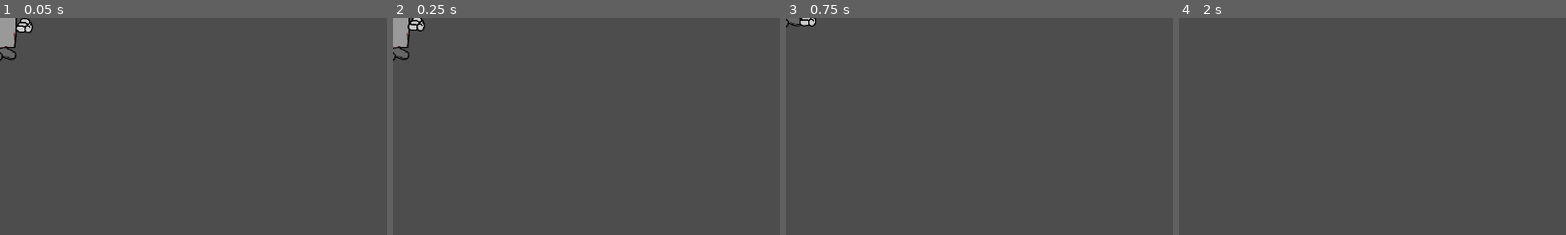
Above: before the commit, frames 1-4 (left to right).
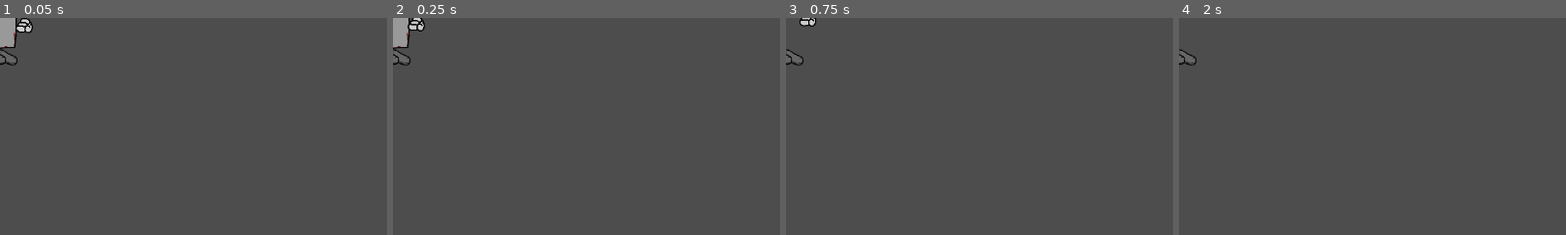
Above: after the commit, the same moments.

Repository: Iviv122/Swiatlowod
Game: Godot game, scene res://assets/player/player_pack.tscn
Two runs of this game, one before a commit and one after it. Both use one fixed random seed, a clock stepped at 60 frames per second and the inputs below. This scene is started directly instead of the project's main scene.
Inputs (mouse positions are % of the whole screen's width and height, from its top left):
- Up to frame 1 (0.05 s): no input
- Up to frame 2 (0.25 s): no input
- Up to frame 3 (0.75 s): tap Enter at 0.5 s; move the mouse to (45, 70) at 0.52 s; press the mouse at (45, 70) at 0.53 s; hold W (up) from 0.53 s (still down)
- Up to frame 4 (2 s): keep holding W (up); tap Space at 1.25 s; move the mouse to (80, 65) at 1.27 s; release the mouse at (80, 65) at 1.28 s; click (80, 65) at 1.35 s
The pictures show only the part of the screen within x 0-50%, y 0-50%; the shares and areas given below are measured in that part.

The runs differ from the first frame. In frame 1, 0.2% of the frame differs, in the area x 0-5%, y 13-22%; in frame 2, 0.2%; in frame 3, 0.3%, in the area x 0-5%, y 0-22%; in frame 4, 0.2%.
Error in both runs: Invalid access to property or key 'shotted' on a base object of type 'Nil'. (res://objects/player/hands_movement.gd:35)

Commit message:
legs animation

Diff:
--- a/assets/player/player_pack_gun.tscn
+++ b/assets/player/player_pack_gun.tscn
@@ -46,7 +46,8 @@
 position = Vector2(4.9999995, -225)
 scale = Vector2(4.9999995, 4.9999995)
 
-[node name="Legs" type="Node2D" parent="torso" node_paths=PackedStringArray("left_leg_pivot", "right_leg_pivot", "left_leg", "right_leg")]
+[node name="Legs" type="Node2D" parent="torso" node_paths=PackedStringArray("left_leg_pivot", "right_leg_pivot", "left_leg", "right_leg", "player_movement")]
+position = Vector2(-5, 245)
 scale = Vector2(0.99999994, 0.99999994)
 script = ExtResource("5_km2es")
 left_leg_pivot = NodePath("../leftleg")
@@ -54,14 +55,19 @@
 left_leg = NodePath("../../LeftLeg")
 right_leg = NodePath("../../RightLeg")
 speed = 450.0
+walk_height = 5.0
+move_speed = 10.0
+leg_rotation = 10.0
+leg_rotation_speed = 1.5
+player_movement = NodePath("../../player_pivots")
 metadata/_custom_type_script = "uid://dvkjuyvs2b068"
 
 [node name="leftleg" type="Node2D" parent="torso"]
-position = Vector2(39.99999, 250)
+position = Vector2(39.99999, 235)
 scale = Vector2(0.99999994, 0.99999994)
 
 [node name="rightleg" type="Node2D" parent="torso"]
-position = Vector2(-60, 259.99997)
+position = Vector2(-60, 244.99997)
 
 [node name="Hands" type="Node2D" parent="torso" node_paths=PackedStringArray("left_hand_pivot", "right_hand_pivot", "left_hand", "right_hand", "weapon")]
 scale = Vector2(0.9999998, 0.9999998)
--- a/objects/player/legs_movement.gd
+++ b/objects/player/legs_movement.gd
@@ -6,13 +6,42 @@
 @export var right_leg_pivot : Node2D
 @export var left_leg : Sprite2D
 @export var right_leg : Sprite2D
-
 @export var speed : float
-
-@export var max_offset : float
+@export var walk_height : float
+@export var move_speed : float
+@export var leg_rotation : float
+@export var leg_rotation_speed : float
 
 @export var player_movement : PlayerMovement
 
+var right_left_moving = true
+
+var x = 0
+
 func _process(delta):
-    left_leg.global_position = left_leg.global_position.move_toward(left_leg_pivot.global_position,speed*delta)
-    right_leg.global_position = right_leg.global_position.move_toward(right_leg_pivot.global_position,speed*delta)
+	if player_movement.dir == Vector2.ZERO:
+		left_leg.global_position = left_leg.global_position.move_toward(left_leg_pivot.global_position,speed*delta)
+		right_leg.global_position = right_leg.global_position.move_toward(right_leg_pivot.global_position,speed*delta)
+
+		left_leg.rotation_degrees = 0
+		right_leg.rotation_degrees = 0
+		x = 0
+	else:
+		x += delta*move_speed
+		if player_movement.dir.x > 0:
+			# -abs(sin(x))*walt_hight ig
+			# start from left some how
+			# if substruct some pi it should be fine???
+
+			left_leg.global_position = left_leg_pivot.global_position+Vector2(0,-abs(sin(x)))*walk_height
+			right_leg.global_position = right_leg_pivot.global_position+Vector2(0,-abs(cos(x)))*walk_height
+
+			left_leg.rotation_degrees = sin(x*leg_rotation_speed)*leg_rotation
+			right_leg.rotation_degrees = cos(x*leg_rotation_speed)*leg_rotation
+
+		else:
+			left_leg.global_position = left_leg_pivot.global_position+Vector2(0,-abs(cos(x)))*walk_height
+			right_leg.global_position = right_leg_pivot.global_position+Vector2(0,-abs(sin(x)))*walk_height
+
+			left_leg.rotation_degrees = cos(x*leg_rotation_speed)*leg_rotation
+			right_leg.rotation_degrees = sin(x*leg_rotation_speed)*leg_rotation
